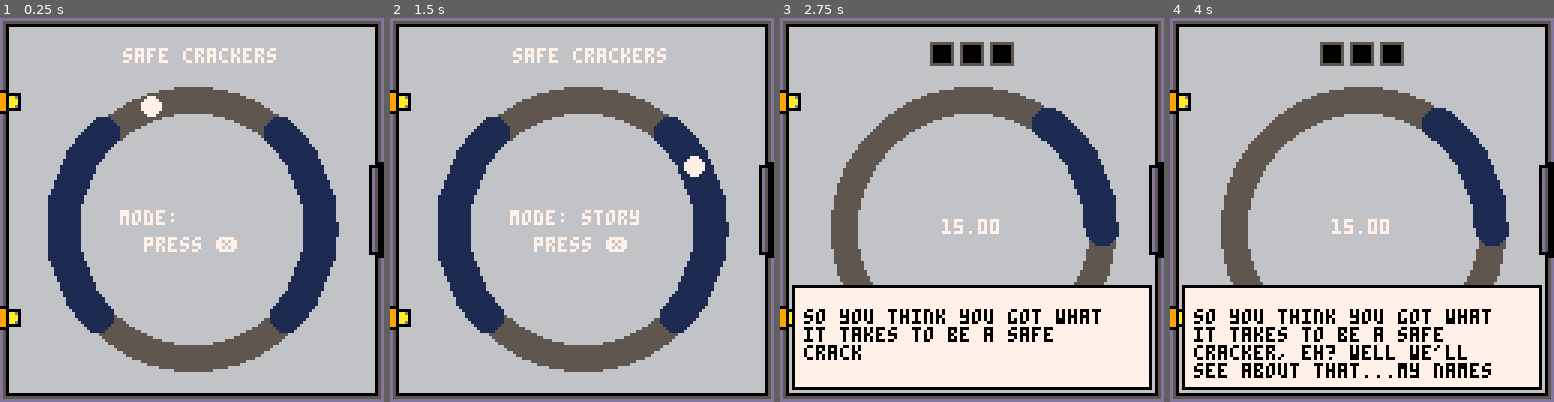
Above: before the commit, frames 1-4 (left to right).
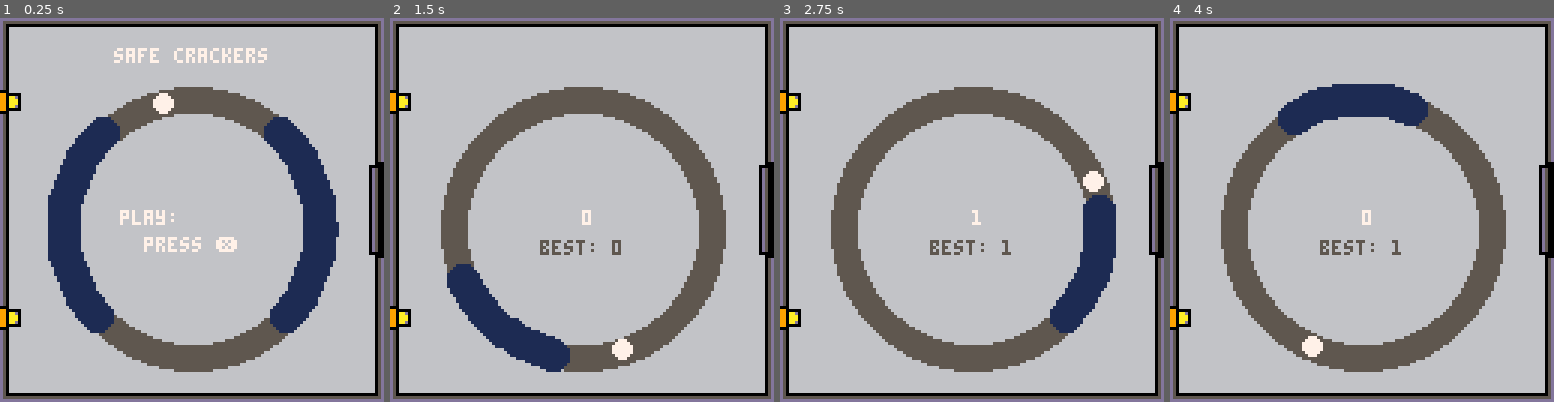
Above: after the commit, the same moments.

Repository: verdantran/pico_safe_cracker
Game: PICO-8 cartridge safe_crackers.p8
The game is run twice, just before and just after one commit, with the same random seed, the same clock (stepped at 60 frames per second) and the same inputs.
Inputs:
- Up to frame 1 (0.25 s): no input
- Up to frame 2 (1.5 s): tap X (X key) at 0.33, 1.07 s; tap O (Z key) at 0.7 s
- Up to frame 3 (2.75 s): hold Right 1.6-2.1 s; tap O (Z key) at 1.7, 2.1, 2.5 s; tap X (X key) at 1.85 s; hold Up 2.15-2.42 s; hold Right from 2.47 s (still down)
- Up to frame 4 (4 s): tap O (Z key) at 2.9, 3.3, 3.7 s; tap X (X key) at 2.97 s; release Right at 3.03 s; hold Left 3.08-3.58 s; hold Down 3.63-3.97 s

The runs differ from the first frame. In frame 1, 1.5% of the frame differs, in the area x 29-72%, y 7-54%; in frame 2, 13%; in frame 3, 31%; in frame 4, 34%, in the area x 3-97%, y 6-97%.

Commit message:
latest tweaks

Diff:
--- a/data/levels.lua
+++ b/data/levels.lua
@@ -59,20 +59,19 @@
             }
         },
         queue_level_start_dialog=function()
-            dialog:queue("so you think you got what it takes to be a safe cracker, eh? well we'll see about that...my names rob, and as it happens our last guy just got busted, you wouldn't konw anything about that, would you?")
-            dialog:queue("tell you what. we'll put you on an easy job, couldn't be easier. and if you pass that then we may just keep you on...")
-            dialog:queue("so. as for how all this is gonna work...")
+            dialog:queue("so you want to be a safe cracker, eh? just so happens our last guy got busted yesterday")
+            dialog:queue("tell you what. we'll put you on an easy job and if you pass that then we may just keep you on...")
             dialog:queue("above you right now there's a cirlce. the dial will start turning and all you gotta do is press ❎ when the white dial is in the blue zone.")
-            dialog:queue("do that three times and you'll have the combination and the safe will be cracked.")
-            dialog:queue("one button, that's all! maddness right, you see one of our tech guys made this device that at the press of a button activates electromag- ")
-            dialog:queue("actually")
-            dialog:queue("nevermind")
-            dialog:queue("i've said too much.")
+            dialog:queue("do that three times and the safe will be cracked.")
+            -- dialog:queue("one button, that's all! one of our tech guys made this device that at the press of a button activates electromag- ")
+            -- dialog:queue("actually")
+            -- dialog:queue("nevermind")
+            -- dialog:queue("i've said too much.")
             dialog:queue("anyway, just remember the cops will be on their way as soon as the timer starts, so be quick! i've lost enough people as it is.")
             dialog:queue("good luck.")
         end,
         queue_completed_dialog=function()
-            dialog:queue("good work. come see me tomorrow for another job.")
+            dialog:queue("looks like we found our new safe cracker!")
         end,
         queue_failed_dialog=function()
             dialog:queue("busted! press ❎ to restart.")
@@ -80,6 +79,75 @@
     },
     {
         id = 1,
+        dials = {
+            {
+                target = {
+                    --the ball
+                    x = -50,
+                    y = -50,
+
+                    --==target properties==
+                    angle = 0,
+                    -- the current speed
+                    angle_speed = 0.007,
+                    --the original speed (so that we can reset)
+                    angle_base_speed = 0.007,
+                    --the amount to increase by each time
+                    angle_speed_step = 0.003,
+                    --controls the radius of the target and the win zone
+                    radius = 43
+                },
+                win_zone = {
+                    --==win zone==
+                    length = 15,
+                    base_length = 15,
+                    length_reduction_step = 3,
+                    size=5,
+                    angle=0,
+                },
+                config = {
+                    --the absolute centre of the dial
+                    cx = 64,
+                    cy = 70,
+                    radius=47,
+                    inner_radius=38,
+
+                    rotate_clockwise = true,
+
+                    --amount of locks required to solve this dial
+                    total_locks = 3,
+                    cur_lock = 0,
+                    solved = false,
+
+                    game_over=false,
+                    -- Global table to store win area positions
+                    win_positions = {},
+                },
+                indicator={
+                    x=40,
+                    y=8,
+                    spacer=10,
+                },
+                timer={
+                    time=10,
+                    x=54,
+                    y=67,
+                    active=true,
+                }
+            }
+        },
+        queue_level_start_dialog=function()
+            dialog:queue("give this one a whirl, you'll have less time and a it's a bit quicker")
+        end,
+        queue_completed_dialog=function()
+            dialog:queue("good work.")
+        end,
+        queue_failed_dialog=function()
+            dialog:queue("busted! press ❎ to restart.")
+        end,
+    },
+    {
+        id = 2,
         dials = {
             {
                 target = {
@@ -203,4 +271,126 @@
             dialog:queue("busted! press ❎ to restart.")
         end,
     },
+    {
+        id = 3,
+        dials = {
+            {
+                target = {
+                    --the ball
+                    x = -50,
+                    y = -50,
+
+                    --==target properties==
+                    angle = 0,
+                    -- the current speed
+                    angle_speed = 0.005,
+                    --the original speed (so that we can reset)
+                    angle_base_speed = 0.005,
+                    --the amount to increase by each time
+                    angle_speed_step = 0.006,
+                    --controls the radius of the target and the win zone
+                    radius = 23
+                },
+                win_zone = {
+                    --==win zone==
+                    length = 15,
+                    base_length = 15,
+                    length_reduction_step = 3,
+                    size=3,
+                    angle=0,
+                },
+                config = {
+                    --the absolute centre of the dial
+                    cx = 34,
+                    cy = 70,
+                    radius=25,
+                    inner_radius=20,
+
+                    rotate_clockwise = true,
+
+                    --amount of locks required to solve this dial
+                    total_locks = 3,
+                    cur_lock = 0,
+                    solved = false,
+
+                    -- Global table to store win area positions
+                    win_positions = {},
+                },
+                indicator={
+                    x=10,
+                    y=30,
+                    spacer=10,
+                },
+                timer={
+                    time=7,
+                    x=28,
+                    y=67,
+                    active=true,
+                }
+            },
+            {
+                target = {
+                    --the ball
+                    x = -50,
+                    y = -50,
+
+                    --==target properties==
+                    angle = 0,
+                    -- the current speed
+                    angle_speed = 0.005,
+                    --the original speed (so that we can reset)
+                    angle_base_speed = 0.005,
+                    --the amount to increase by each time
+                    angle_speed_step = 0.006,
+                    --controls the radius of the target and the win zone
+                    radius = 23
+                },
+                win_zone = {
+                    --==win zone==
+                    length = 15,
+                    base_length = 15,
+                    length_reduction_step = 3,
+                    size=3,
+                    angle=0.3,
+                },
+                config = {
+                    --the absolute centre of the dial
+                    cx = 94,
+                    cy = 70,
+                    radius=25,
+                    inner_radius=20,
+
+                    rotate_clockwise = true,
+
+                    --amount of locks required to solve this dial
+                    total_locks = 3,
+                    cur_lock = 0,
+                    solved = false,
+
+                    -- Global table to store win area positions
+                    win_positions = {},
+                },
+                indicator={
+                    x=70,
+                    y=30,
+                    spacer=10,
+                },
+                timer={
+                    time=10,
+                    x=88,
+                    y=67,
+                    active=true,
+                },
+            }
+        },
+        queue_level_start_dialog=function()
+            dialog:queue("give this one a shot.")
+        end,
+        queue_completed_dialog=function()
+            dialog:queue("nice one.")
+        end,
+        queue_failed_dialog=function()
+            dialog:queue("busted! press ❎ to restart.")
+        end,
+    },
 }
--- a/main.lua
+++ b/main.lua
@@ -3,10 +3,12 @@
     story=1,
     endless=2
 }
+
 function _init()
+    cartdata("safe_crackers")
     palt(0, false)
     cur_game_state=-1
-    music(0)
+    --music(0)
     change_game_state(0)
 end
 
@@ -52,7 +54,7 @@
     cls()
     map()
 
-    print("safe crackers", 41,10)
+    print("safe crackers", 38,10)
 
     --draw title etc
     draw_menu_dial()
@@ -65,9 +67,12 @@
     dialog_playing=false
     load_next_level_when_dialog_complete = false
     reset_level_when_dialog_complete = false
-    level_to_load = nil
+    level_to_load = 0
 
-    load_level(0)
+    local saved_level=get_saved_level()
+    if(saved_level != nil) level_to_load = saved_level
+
+    load_level(level_to_load)
 end
 
 function update_story()
@@ -123,5 +128,5 @@
         set_initial_endless_pos = false
     end
     endless_draw_dials(endless_dial)
-    draw_score()
+    draw_scores()
 end
--- a/safe_crackers.p8
+++ b/safe_crackers.p8
@@ -10,22 +10,22 @@
 #include main.lua
 #include utils/menu.lua
 __gfx__
-00000000666666665555555555555555555555556666600000000000000000000000000000000000000000000000000000000000000000000000000000000000
-00000000666666665000000550000005500000056660000000000000000000000000000000000000000000000000000000000000000000000000000000000000
-007007006666666650b00b0550800805500000056660d50000000000000000000000000000000000000000000000000000000000000000000000000000000000
-0007700066666666500bb00550088005500000056660d50000000000000000000000000000000000000000000000000000000000000000000000000000000000
-0007700066666666500bb00550088005500000056660d50000000000000000000000000000000000000000000000000000000000000000000000000000000000
-007007006666666650b00b0550800805500000056660d50000000000000000000000000000000000000000000000000000000000000000000000000000000000
-00000000666666665000000550000005500000056660d50000000000000000000000000000000000000000000000000000000000000000000000000000000000
-00000000666666665555555555555555555555556660d50000000000000000000000000000000000000000000000000000000000000000000000000000000000
-00066666dddddddddddddddd00011111111110006660d50000000000000000000000000000000000000000000000000000000000000000000000000000000000
-99000006555555555555555d011cccccccccc1106660d50000000000000000000000000000000000000000000000000000000000000000000000000000000000
-990aad06000000000000005d1cccc111111cccc16660d50000000000000000000000000000000000000000000000000000000000000000000000000000000000
-990aaa06666666666666605d1cc11cccccc11cc16660d50000000000000000000000000000000000000000000000000000000000000000000000000000000000
-990aaa06666666666666605d1c1cccccccccc1c16660d50000000000000000000000000000000000000000000000000000000000000000000000000000000000
-990aad06666666666666605d1c1cccccccccc1c16660d50000000000000000000000000000000000000000000000000000000000000000000000000000000000
-99000006666666666666605d1c1cccccccccc1716660d50000000000000000000000000000000000000000000000000000000000000000000000000000000000
-00066666666666666666605d1cc11cccccc117c16660d50000000000000000000000000000000000000000000000000000000000000000000000000000000000
+00000000666666665555555555555555555555556666600077777777777777770000000000000000000000000000000000000000000000000000000000000000
+00000000666666665000000550000005500000056660000077777777777777770000000000000000000000000000000000000000000000000000000000000000
+007007006666666650b00b0550800805500000056660d50077777000007777770000000000000000000000000000000000000000000000000000000000000000
+0007700066666666500bb00550088005500000056660d50077770888880000770000000000000000000000000000000000000000000000000000000000000000
+0007700066666666500bb00550088005500000056660d50077770000000777770000000000000000000000000000000000000000000000000000000000000000
+007007006666666650b00b0550800805500000056660d50077770707070777770000000000000000000000000000000000000000000000000000000000000000
+00000000666666665000000550000005500000056660d50077770707070777770000000000000000000000000000000000000000000000000000000000000000
+00000000666666665555555555555555555555556660d50077770777770777770000000000000000000000000000000000000000000000000000000000000000
+00066666dddddddddddddddd00011111111110006660d50077770700070777770000000000000000000000000000000000000000000000000000000000000000
+99000006555555555555555d011cccccccccc1106660d50077770777770777770000000000000000000000000000000000000000000000000000000000000000
+990aad06000000000000005d1cccc111111cccc16660d50077777000007777770000000000000000000000000000000000000000000000000000000000000000
+990aaa06666666666666605d1cc11cccccc11cc16660d500777700ddd00777770000000000000000000000000000000000000000000000000000000000000000
+990aaa06666666666666605d1c1cccccccccc1c16660d5007770d0ddd0d077770000000000000000000000000000000000000000000000000000000000000000
+990aad06666666666666605d1c1cccccccccc1c16660d5007770d0ddd0d077770000000000000000000000000000000000000000000000000000000000000000
+99000006666666666666605d1c1cccccccccc1716660d5007770d0ddd0d077770000000000000000000000000000000000000000000000000000000000000000
+00066666666666666666605d1cc11cccccc117c16660d5007770d0ddd0d077770000000000000000000000000000000000000000000000000000000000000000
 dddddddd666666666666605d11ccc111171ccc116660d50000000000000000000000000000000000000000000000000000000000000000000000000000000000
 d5555555666666666666605d0111cccc7ccc11106660d50000000000000000000000000000000000000000000000000000000000000000000000000000000000
 d5000000666666666666605d001c11111111c1006660d50000000000000000000000000000000000000000000000000000000000000000000000000000000000
--- a/utils/dials.lua
+++ b/utils/dials.lua
@@ -77,6 +77,7 @@
 
         -- will get here if hit was not successful
         sfx(1)
+        dial.config.rotate_clockwise = not dial.config.rotate_clockwise
         reset_dial_partial(dial)
     end
 end
--- a/utils/endless.lua
+++ b/utils/endless.lua
@@ -9,11 +9,11 @@
         --==target properties==
         angle = 0,
         -- the current speed
-        angle_speed = 0.005,
+        angle_speed = 0.008,
         --the original speed (so that we can reset)
-        angle_base_speed = 0.005,
+        angle_base_speed = 0.008,
         --the amount to increase by each time
-        angle_speed_step = 0.003,
+        angle_speed_step = 0.0002,
         --controls the radius of the target and the win zone
         radius = 43
     },
@@ -21,7 +21,7 @@
         --==win zone==
         length = 15,
         base_length = 15,
-        length_reduction_step = 3,
+        length_reduction_step = 0.05,
         size=5,
         angle=0,
     },
@@ -90,18 +90,20 @@
             if distance < 5 then
                 dial.config.rotate_clockwise = not dial.config.rotate_clockwise
                 dial.target.angle_speed += dial.target.angle_speed_step
-                dial.win_zone.length -= dial.win_zone.length_reduction_step
+                if(dial.win_zone.length > 0) dial.win_zone.length -= dial.win_zone.length_reduction_step
 
                 sfx(0)
                 endless_create_new_win_area(dial, true)
 
                 cur_score+=1
+                if (get_high_score() < cur_score) save_high_score(cur_score)
                 return
             end
         end
 
         -- will get here if hit was not successful
         sfx(1)
+        dial.config.rotate_clockwise = not dial.config.rotate_clockwise
         endless_reset_dial_partial(dial)
     end
 end
@@ -116,8 +118,9 @@
     circfill(x,y,ir,6)
  end
 
-function draw_score()
-    print(cur_score, 64,64)
+function draw_scores()
+    print(cur_score, 64,64,7)
+    print("best: "..get_high_score(),50,74,5)
 end
 
  function endless_reset_dial_partial(dial)
@@ -126,3 +129,15 @@
     cur_score=0
     endless_create_new_win_area(dial, true)
 end
+
+function get_high_score()
+    local high_score = dget(0)
+
+    if (high_score == nil) high_score = 0
+
+    return high_score
+end
+
+function save_high_score(score)
+    dset(0, score)
+end
--- a/utils/level_manager.lua
+++ b/utils/level_manager.lua
@@ -4,6 +4,7 @@
     for level in all(levels) do
         if level.id == level_id then
             current_level = level
+            save_level(current_level.id)
             cur_dials = level.dials
 
             -- Store initial values for reset
@@ -17,7 +18,6 @@
             end
         end
     end
-
     current_level:queue_level_start_dialog()
 end
 
@@ -63,3 +63,15 @@
         reset_dial_full(dial)
     end
 end
+
+function clear_saved_level()
+    dset(1,0)
+end
+
+function get_saved_level()
+    return dget(1)
+end
+
+function save_level(level_id)
+    dset(1,level_id)
+end
--- a/utils/menu.lua
+++ b/utils/menu.lua
@@ -7,7 +7,7 @@
         --==target properties==
         angle = 0.35,
         -- the current speed
-        angle_speed = 0.003,
+        angle_speed = 0.004,
         --controls the radius of the target and the win zone
         radius = 43
     },
@@ -17,14 +17,21 @@
             length = 25,
             size=5,
             angle=.88,
-            selection_type=game_state.story,
+            mode=game_state.story,
         },
         {
             --==left-side==
             length = 25,
             size=5,
             angle=.37,
-            selection_type=game_state.endless,
+            mode=game_state.endless,
+        },
+        {
+            --==bottom-reset==
+            length = 6,
+            size=5,
+            angle=.719,
+            mode=-1,
         },
     },
     config = {
@@ -50,7 +57,11 @@
 function update_menu_dial()
     if (menu_dial.target.angle > 1) menu_dial.target.angle = 0
 
-    menu_dial.target.angle -= menu_dial.target.angle_speed
+    if menu_dial.config.rotate_clockwise then
+        menu_dial.target.angle -= menu_dial.target.angle_speed
+    else
+        menu_dial.target.angle += menu_dial.target.angle_speed
+    end
 
     menu_dial.target.x = menu_dial.config.cx + (menu_dial.target.radius * cos(menu_dial.target.angle))
     menu_dial.target.y = menu_dial.config.cy + (menu_dial.target.radius * sin(menu_dial.target.angle))
@@ -68,15 +79,20 @@
     menu_dial.config.selection_positions = {}
 
     for selection in all(menu_dial.selection_zones) do
+        if(selection.mode == -1 and get_saved_level() == 0) break
+
         win_angle_incrementer = selection.angle
 
         for i = 0, selection.length do
             local x = menu_dial.config.cx + (menu_dial.target.radius * cos(win_angle_incrementer))
             local y = menu_dial.config.cy + (menu_dial.target.radius * sin(win_angle_incrementer))
 
-            circfill(x, y, selection.size, 1)
+            local clr=1
 
-            add(menu_dial.config.selection_positions, { x = x, y = y, mode=selection.selection_type })
+            if(selection.mode == -1) clr=2
+            circfill(x, y, selection.size, clr)
+
+            add(menu_dial.config.selection_positions, { x = x, y = y, mode=selection.mode })
 
             --not in config becuase we want these to be tightly packed
             win_angle_incrementer += 0.01
@@ -93,13 +109,19 @@
 
             if distance < 5 then
                 sfx(0)
+                if(selection.mode == -1) then
+                    --reset story mode
+                    clear_saved_level()
+                else
+                    change_game_state(selection.mode)
+                end
 
-                change_game_state(selection.mode)
                 return
             end
         end
 
         -- will get here if hit was not successful
+        menu_dial.config.rotate_clockwise = not menu_dial.config.rotate_clockwise
         sfx(1)
     end
 end
@@ -133,8 +155,10 @@
         text="story"
     elseif (curselect==game_state.endless) then
         text="endless"
+    elseif(curselect==-1) then
+        text="reset"
     end
 
-    print("mode: "..text,40,64,7)
+    print("play: "..text,40,64,7)
     print("press ❎",48,73,7)
  end
